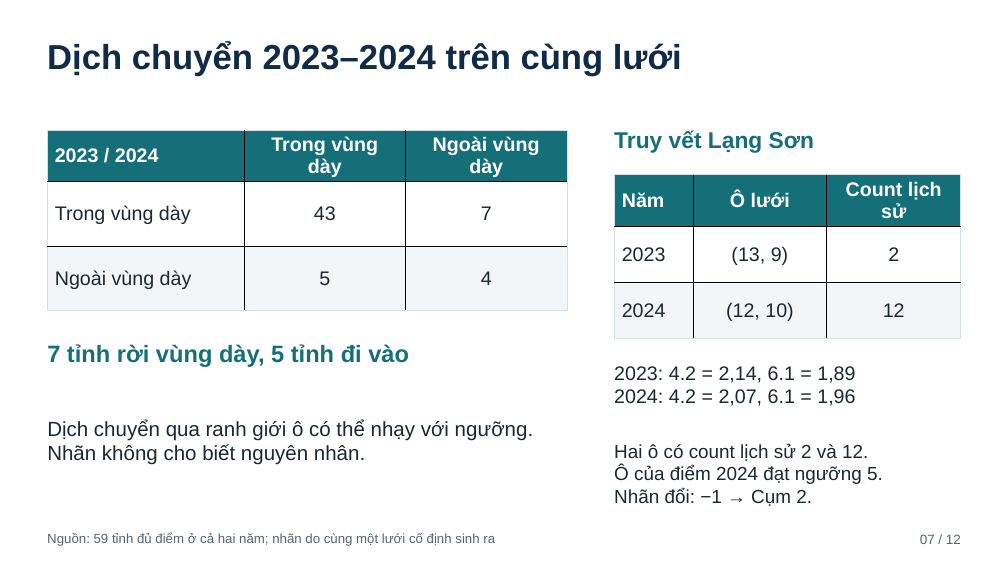
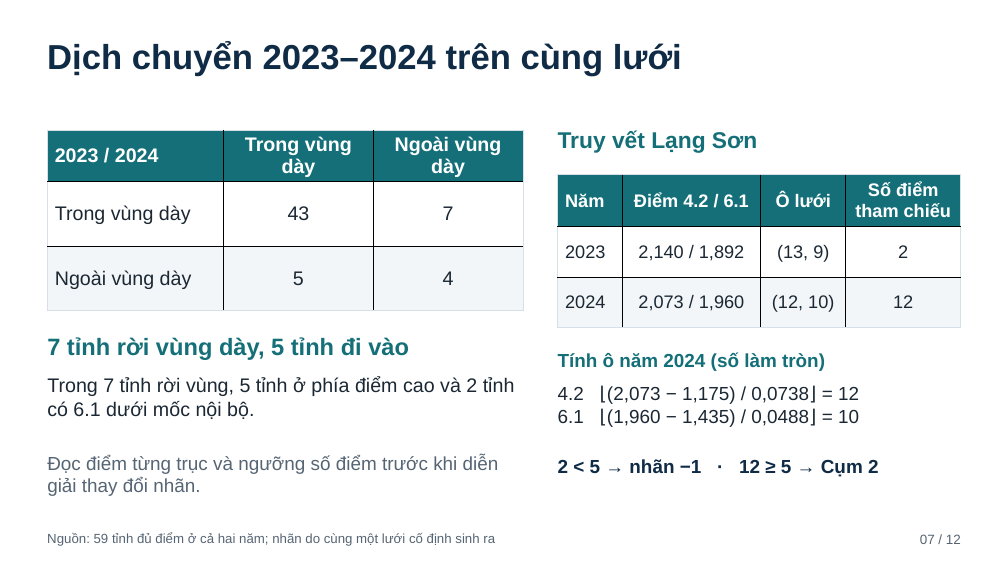
Before and after one commit to JasonTM17/Grid_Based_Sociology, a slide deck: slide 7 of assets/sting_papi_slides_template.pptx. Drawn at 1008x567 pixels with LibreOffice and Linux fonts; fonts in the diff are those of the drawing. Boxes give left, top, right and bottom in pixels: in the first picture for what was removed or moved away, otherwise in the second. Text is boxed around its words. In the diff, an @@ line names an element or a change of style, - is before the commit and + after.

```diff
--- a/assets/sting_papi_slides_template.pptx
+++ b/assets/sting_papi_slides_template.pptx
@@ table: place and size @@
-table at bbox=[47, 130, 567, 311]
+table at bbox=[47, 130, 523, 311]
@@ text "Truy vết Lạng Sơn": place and size @@
-text "Truy vết Lạng Sơn" at bbox=[614, 130, 814, 153]
+text "Truy vết Lạng Sơn" at bbox=[558, 130, 757, 153]
@@ table at bbox=[558, 175, 960, 327] @@
+column 2: Điểm 4.2 / 6.1 | 2,140 / 1,892 | 2,073 / 1,960
-column 4, row 1: Count lịch sử
+column 4, row 1: Số điểm / tham chiếu
@@ table: place and size @@
-table at bbox=[614, 175, 960, 339]
+table at bbox=[558, 175, 960, 327]
@@ text "7 tỉnh rời vùng dày, ...": place and size @@
-text "7 tỉnh rời vùng dày, ..." at bbox=[47, 344, 409, 367]
+text "7 tỉnh rời vùng dày, ..." at bbox=[47, 337, 409, 360]
@@ text added at bbox=[558, 353, 825, 371], 18 pt, text #146F78, bold @@
+Tính ô năm 2024 (số làm tròn)
@@ text added at bbox=[47, 377, 515, 419], 18.8 pt, text #1B2834 @@
+Trong 7 tỉnh rời vùng, 5 tỉnh ở phía điểm cao và 2 tỉnh có 6.1 dưới mốc nội bộ.
@@ text at bbox=[558, 386, 859, 427]: text changed; size 18.8 to 18 pt @@
-2023: 4.2 = 2,14, 6.1 = 1,89
-2024: 4.2 = 2,07, 6.1 = 1,96
+4.2 ⌊(2,073 − 1,175) / 0,0738⌋ = 12
+6.1 ⌊(1,960 − 1,435) / 0,0488⌋ = 10
@@ text removed at bbox=[47, 420, 533, 465] @@
-Dịch chuyển qua ranh giới ô có thể nhạy với ngưỡng. Nhãn không cho biết nguyên nhân.
@@ text added at bbox=[47, 455, 499, 496], 18 pt, text #566574 @@
+Đọc điểm từng trục và ngưỡng số điểm trước khi diễn giải thay đổi nhãn.
@@ text at bbox=[558, 459, 879, 477]: text changed; text colour #1B2834 to #0F2B46; bold on @@
-Hai ô có count lịch sử 2 và 12.
-Ô của điểm 2024 đạt ngưỡng 5.
-Nhãn đổi: −1 → Cụm 2.
+2 < 5 → nhãn −1 · 12 ≥ 5 → Cụm 2
```
Also in this commit, not shown: 7 other slides changed, 1 slide added, 1 slide removed, 49 other files.
